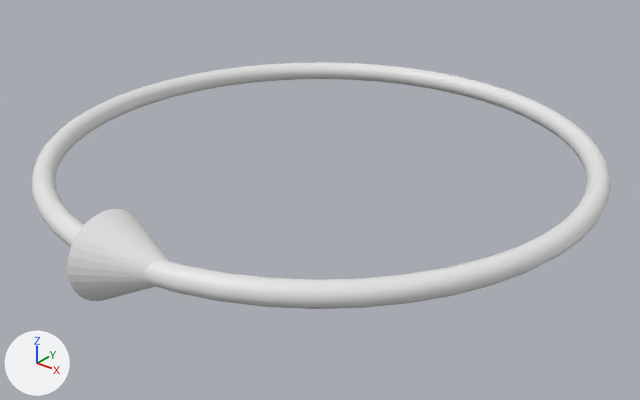
The FBX model Assets/_Project/Art/Models/Gizmo/RotateArrow.fbx as it was, and as the next commit left it.
The view is the same before and after, from a 50 mm camera at (1.91, -2.4, 1.29) aimed at (0.06, -0.09, -0.15). The lights are fixed; the arrows at lower left show +X, +Y and +Z. Where no turn or scale is listed for an object, it has been applied to the vertices.

Objects in the first picture: 'BézierCircle.001', 'Cone'.
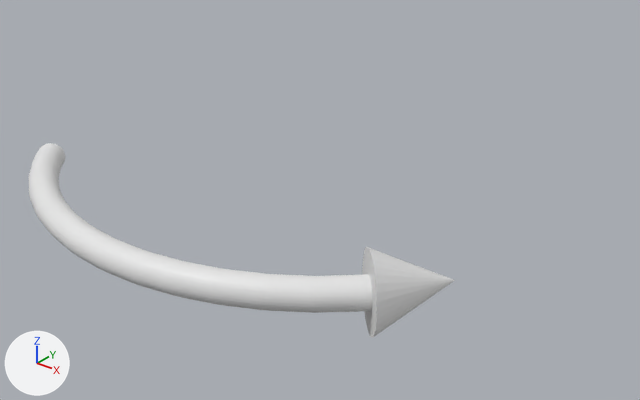
Where the newer file only moved an object's origin or applied its transform, the numbers keep the older frame.

Location of each change, (x1, y1, x2, y2) in pixels of the pictures (640 x 400 px):
'BézierCircle.001', deleted
    before: (32, 62, 611, 309)
'Cylinder', added
    after: (28, 143, 373, 313)
'Cone', reshaped
    before: (67, 209, 169, 301)
    after: (362, 247, 455, 338)

Diff of the bpy script that builds the scene:
```diff
--- a/Assets/_Project/Art/Models/Gizmo/RotateArrow.fbx.py
+++ b/Assets/_Project/Art/Models/Gizmo/RotateArrow.fbx.py
@@ me_cone_001 @@
 me_cone_001.from_pydata(...)  # 33 vertices, 33 faces; spans x -0.012..0.274, y -1.142..-0.857, z -0.148..0.138
 # used by ob_cone; location = (0.0, 0.0, 0.0)
+# me_cone_001 part 1: the whole mesh is multiplied about its middle by the matrix ((0.609, -0.559, -0.048), (0.646, 0.525, 0.07), (-0.007, -0.072, 0.889)), then moved by (0.675, 0.398, 0.004)
@@ me_cylinder_002 @@
+me_cylinder_002.from_pydata(...)  # 1664 vertices, 1634 faces; spans x -0.8..0.8, y -1.05..-0.62, z -0.05..0.05
@@ ob_béziercircle_001 @@
-ob_béziercircle_001 = bpy.data.objects.new('BézierCircle.001', me_béziercircle_001)
-ob_béziercircle_001.location = (0.0, 0.0, 0.0)
@@ ob_cylinder @@
+ob_cylinder = bpy.data.objects.new('Cylinder', me_cylinder_002)
+ob_cylinder.location = (0.0, 0.0, 0.0)
```
